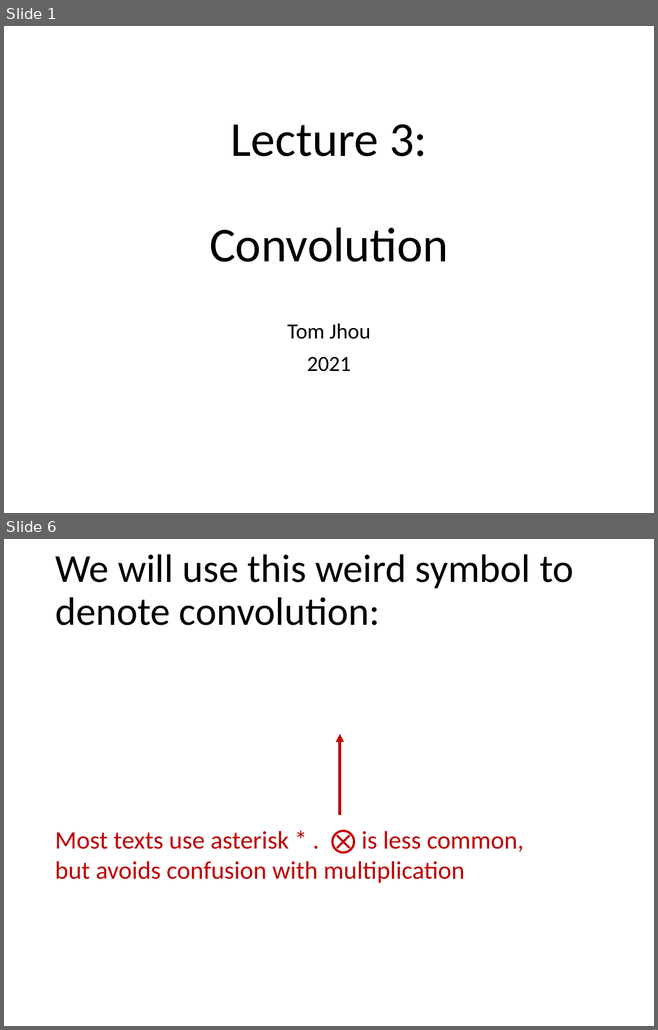
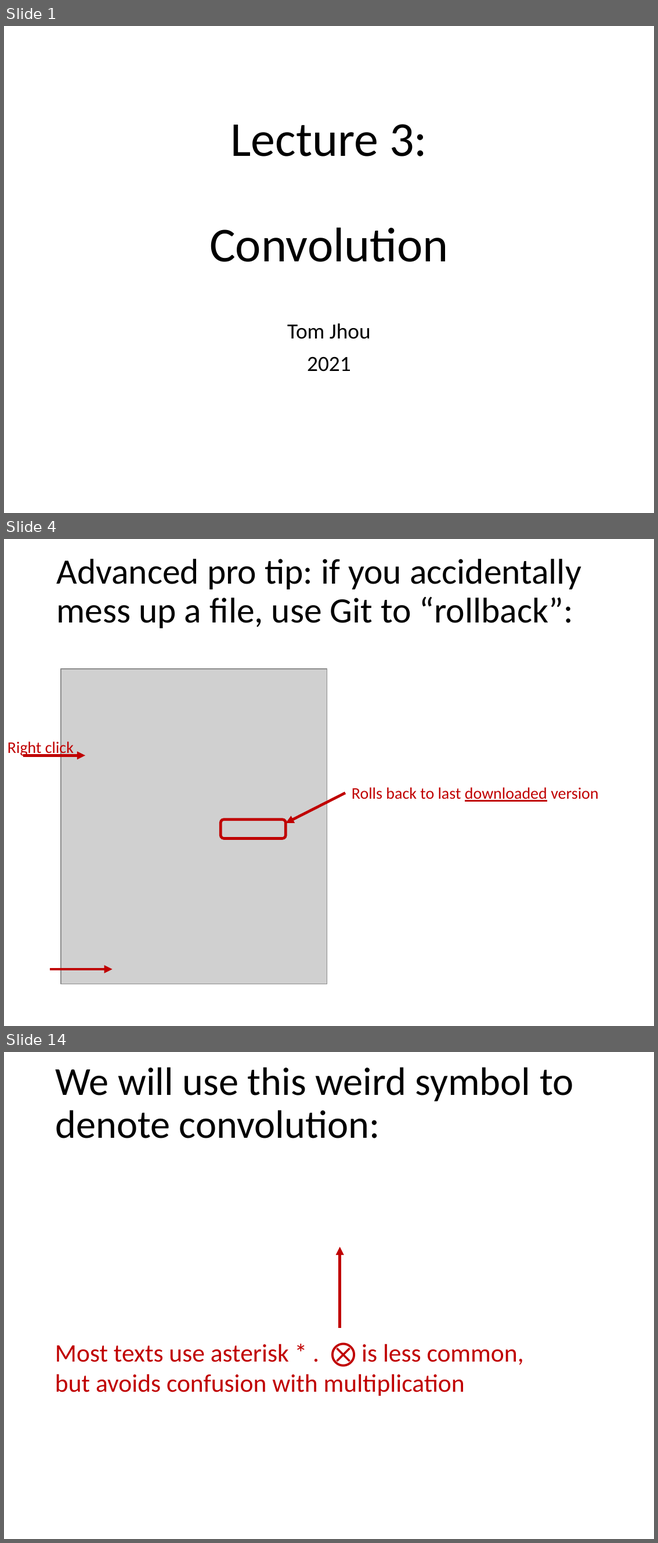
Before and after one commit to tomjhou/MathClassPythonCode, a slide deck: Class3/Lecture3 - Convolution.pptx. Shown one above the other, each under a label of ours: slides 1 and 6 before the commit, slides 1, 4 and 14 after it; the slides between them are not shown. The pictures are 658x1030 and 658x1543 pixels, drawn with LibreOffice and Linux fonts; fonts in the diff are those of the drawing; grey boxes stand for pictures. Boxes give left, top, right and bottom in pixels: in the first picture for what was removed or moved away, otherwise in the second. Text is boxed around its words. In the diff, an @@ line names an element or a change of style, - is before the commit and + after.

```diff
--- a/Class3/Lecture3 - Convolution.pptx
+++ b/Class3/Lecture3 - Convolution.pptx
@@ slide 4 added at bbox=[4, 539, 654, 1026], background #FFFFFF @@
@@ title added at bbox=[57, 559, 581, 628], 39.6 pt, text #000000 @@
+Advanced pro tip: if you accidentally mess up a file, use Git to “rollback”:
@@ picture added at bbox=[61, 669, 327, 984] @@
@@ text added at bbox=[7, 740, 74, 757], 18 pt, text #C00000 @@
+Right click
@@ arrow added from (23, 755) to (85, 755), #C00000 3 pt @@
@@ arrow added from (345, 793) to (285, 824), #C00000 3 pt @@
@@ text added at bbox=[351, 787, 598, 802], 18 pt, text #C00000 @@
+Rolls back to last downloaded version
@@ rounded rectangle added at bbox=[220, 820, 285, 838], outline #C00000 3 pt @@
@@ arrow added from (50, 969) to (112, 969), #C00000 3 pt @@
@@ what was slide 6 is now slide 14 @@
```
Also in this commit, not shown: 5 slides changed, 13 other slides added, 1 other file.
